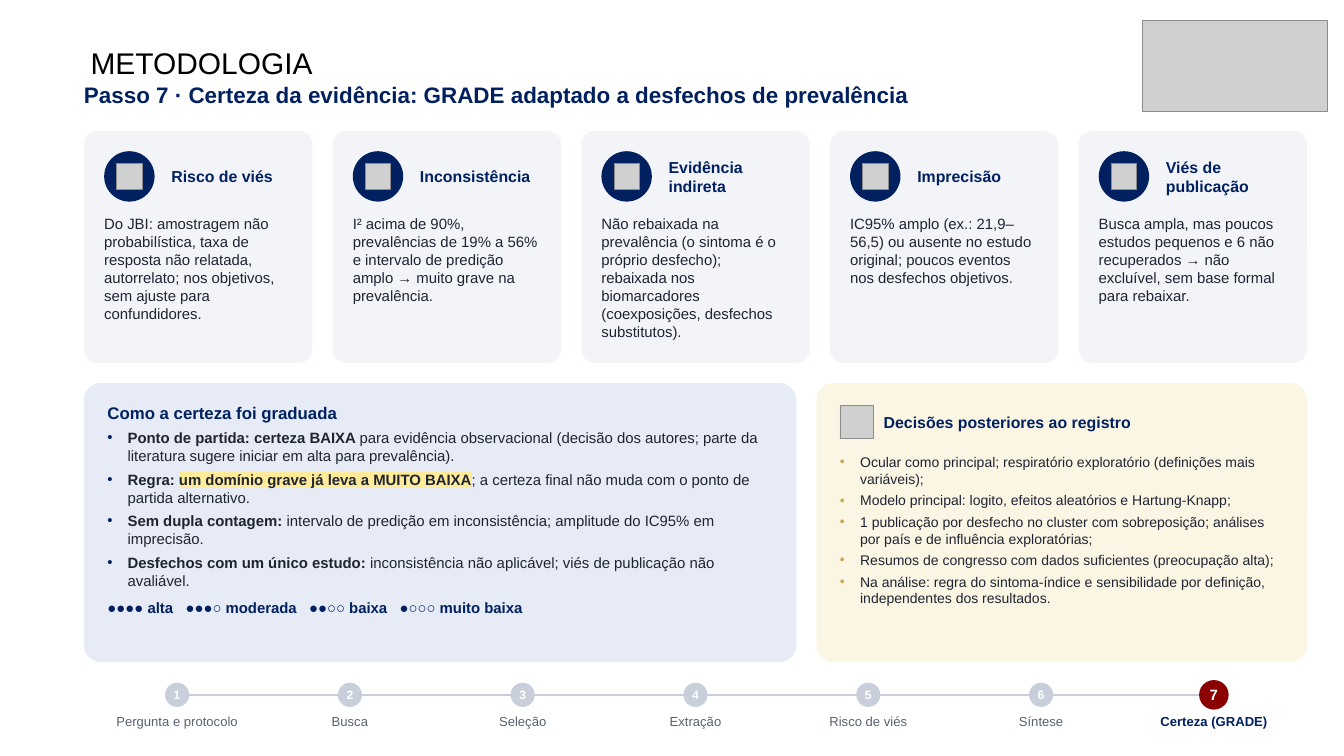
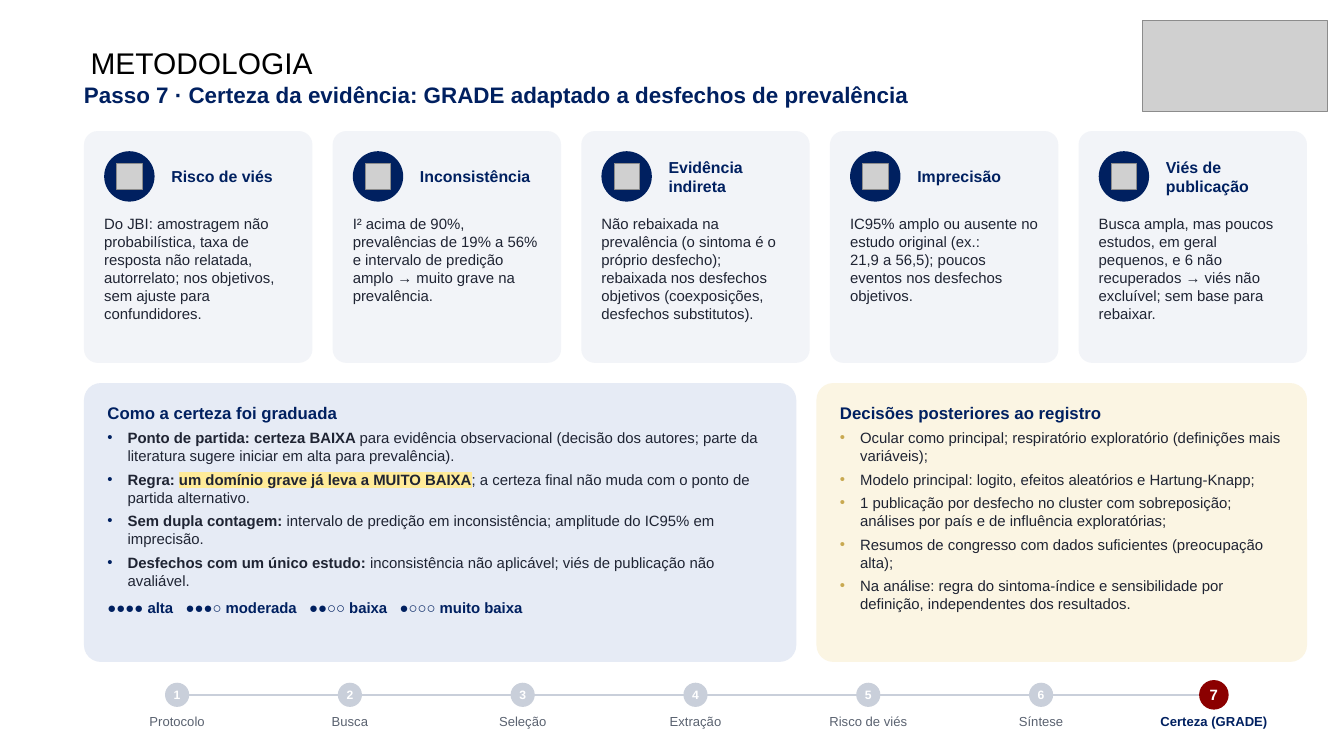
Before and after one commit to ravibuzz/IC-fumaca, a slide deck: slide 10 of apresentacao/SEMICA_Fumaca_Cirurgica_Baccaro.pptx. Drawn at 1344x756 pixels with LibreOffice and Linux fonts; fonts in the diff are those of the drawing; grey boxes stand for pictures; background and template pictures are left out. Boxes give left, top, right and bottom in pixels: in the first picture for what was removed or moved away, otherwise in the second. Text is boxed around its words. In the diff, an @@ line names an element or a change of style, - is before the commit and + after.

```diff
--- a/apresentacao/SEMICA_Fumaca_Cirurgica_Baccaro.pptx
+++ b/apresentacao/SEMICA_Fumaca_Cirurgica_Baccaro.pptx
@@ text at [601,218,776,322]: text changed @@
-Não rebaixada na prevalência (o sintoma é o próprio desfecho); rebaixada nos biomarcadores (coexposições, desfechos substitutos).
+Não rebaixada na prevalência (o sintoma é o próprio desfecho); rebaixada nos desfechos objetivos (coexposições, desfechos substitutos).
@@ text at [850,218,1038,304]: text changed @@
-IC95% amplo (ex.: 21,9–56,5) ou ausente no estudo original; poucos eventos nos desfechos objetivos.
+IC95% amplo ou ausente no estudo original (ex.: 21,9 a 56,5); poucos eventos nos desfechos objetivos.
@@ text at [1099,218,1273,319]: text changed @@
-Busca ampla, mas poucos estudos pequenos e 6 não recuperados → não excluível, sem base formal para rebaixar.
+Busca ampla, mas poucos estudos, em geral pequenos, e 6 não recuperados → viés não excluível; sem base para rebaixar.
@@ text at [840,406,1101,423]: paragraph added @@
+Decisões posteriores ao registro
@@ text "Decisões posteriores ao registro": place and size @@
-text "Decisões posteriores ao registro" at [860,456,1274,606]
+text "Decisões posteriores ao registro" at [840,406,1280,612]
@@ picture removed at [840,405,874,439] @@
@@ text removed at [884,416,1131,432] @@
-Decisões posteriores ao registro
@@ text at [860,432,1280,612]: size 15 to 16 pt; more space between paragraphs @@
@@ text at [149,716,204,726]: text changed @@
-Pergunta e protocolo
+Protocolo
```
Also in this commit, not shown: 20 other slides changed, 14 other files.
